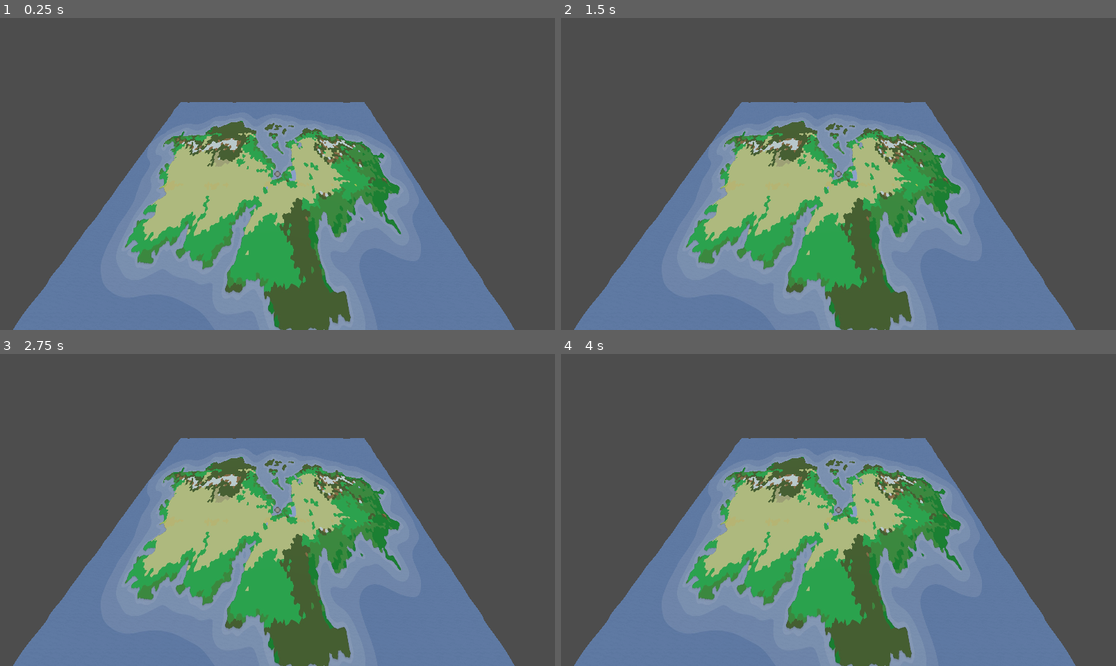
Above: before the commit, frames 1-4 (two rows, left to right).
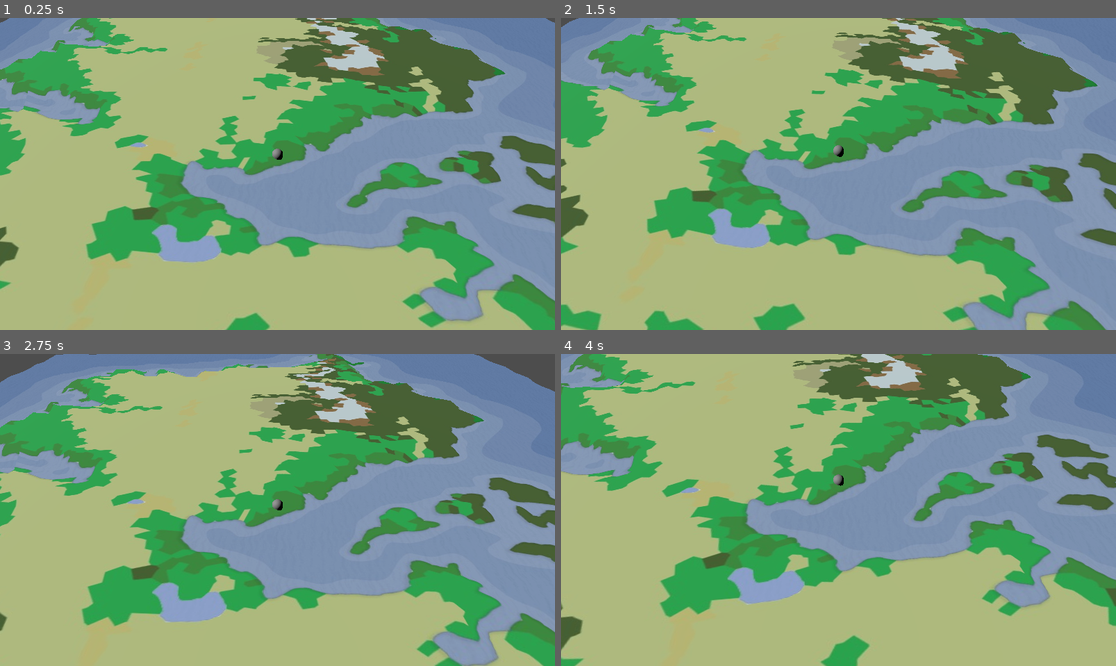
Above: after the commit, the same moments.

Repository: douglasselph/projects-godot
Game: Godot game, scene res://world.tscn
The game is run twice, just before and just after one commit, with the same random seed, the same clock (stepped at 60 frames per second) and the same inputs.
Inputs (mouse positions are in pixels of both pictures, inside the frame that each line leads up to):
- Up to frame 1 (0.25 s): no input
- Up to frame 2 (1.5 s): tap Enter (ui_accept) at 0.5, 1.25 s; move the mouse to (960, 158) at 0.52 s; hold Right (ui_right) 0.53-1.28 s; hold Space (ui_jump, bound only after the commit) 0.53-1.28 s; move the mouse to (727, 189) at 1.27 s; hold Left (ui_left) from 1.28 s (still down); tap Space (ui_jump, bound only after the commit) at 1.35 s
- Up to frame 3 (2.75 s): tap Space (ui_jump, bound only after the commit) at 1.52, 1.82 s; tap Enter (ui_accept) at 2 s; move the mouse to (333, 441) at 2.02 s; release Left (ui_left) at 2.03 s; hold Right (ui_right) from 2.03 s (still down); hold Space (ui_jump, bound only after the commit) from 2.03 s (still down)
- Up to frame 4 (4 s): tap Enter (ui_accept) at 2.75, 3.5 s; move the mouse to (810, 572) at 2.77 s; release Space (ui_jump, bound only after the commit) at 2.78 s; tap Space (ui_jump, bound only after the commit) at 2.85, 3.02, 3.32 s; move the mouse to (1005, 556) at 3.52 s; release Right (ui_right) at 3.53 s; hold Left (ui_left) from 3.53 s (still down); hold Space (ui_jump, bound only after the commit) from 3.53 s (still down)

The runs differ from the first frame. In frame 1, 94% of the frame differs, in the area x 0-100%, y 0-100%; in frame 2, 94%; in frame 3, 91%; in frame 4, 95%.

Commit message:
trying to figure out the collision shape

Diff:
--- a/experiments/endless_terrain5/player/Player.gd
+++ b/experiments/endless_terrain5/player/Player.gd
@@ -11,6 +11,8 @@
 const DECEL := 15.0
 const JUMP_SPEED := 15
 const GRAVITY := -45
+
+signal moved(amount: Vector2)
 
 
 func _process(delta: float):
@@ -33,6 +35,9 @@
 	set_velocity(_velocity)
 	set_up_direction(Vector3.UP)
 	move_and_slide()
+
+	_notify_of_movement()
+	_reposition_at_zero()
 
 
 func _move_vertically(dir: Vector3, delta: float) -> Vector3:
@@ -90,3 +95,11 @@
 	_velocity.z = vel_2d.z
 
 	return _velocity
+
+
+func _notify_of_movement():
+	moved.emit(Vector2(position.x, position.z))
+
+
+func _reposition_at_zero():
+	position = Vector3(0, position.y, 0)
--- a/experiments/endless_terrain5/project.godot
+++ b/experiments/endless_terrain5/project.godot
@@ -77,3 +77,13 @@
 "events": [Object(InputEventKey,"resource_local_to_scene":false,"resource_name":"","device":0,"window_id":0,"alt_pressed":false,"shift_pressed":false,"ctrl_pressed":false,"meta_pressed":false,"pressed":false,"keycode":0,"physical_keycode":82,"unicode":0,"echo":false,"script":null)
 ]
 }
+ui_escape={
+"deadzone": 0.5,
+"events": [null, Object(InputEventKey,"resource_local_to_scene":false,"resource_name":"","device":0,"window_id":0,"alt_pressed":false,"shift_pressed":false,"ctrl_pressed":false,"meta_pressed":false,"pressed":false,"keycode":0,"physical_keycode":4194305,"unicode":0,"echo":false,"script":null)
+]
+}
+ui_jump={
+"deadzone": 0.5,
+"events": [Object(InputEventKey,"resource_local_to_scene":false,"resource_name":"","device":0,"window_id":0,"alt_pressed":false,"shift_pressed":false,"ctrl_pressed":false,"meta_pressed":false,"pressed":false,"keycode":0,"physical_keycode":32,"unicode":0,"echo":false,"script":null)
+]
+}
--- a/experiments/endless_terrain5/terrain/ring/terrainRing.tscn
+++ b/experiments/endless_terrain5/terrain/ring/terrainRing.tscn
@@ -47,6 +47,11 @@
 
 
 const debug = 0
+
+var _collisionShape: HeightMapShape3D:
+	get:
+		return $StaticBody3D/CollisionShape3D.shape as HeightMapShape3D
+
 
 # Called when the node enters the scene tree for the first time.
 func _ready():
@@ -221,6 +226,49 @@
 	var pmesh = self.mesh as PlaneMesh
 	var shader: ShaderMaterial = pmesh.material as ShaderMaterial
 	shader.set_shader_parameter(\"heightmap\", value)
+
+
+func _updateCollisionShape():
+	var center_pos = Vector2(position.x, position.z)
+	var half_focus_size = focus_size / 2
+	var focus_start_pos = Vector2(
+		center_pos.x - half_focus_size.x,
+		center_pos.y - half_focus_size.y
+	)
+	var focus_end_pos = Vector2(
+		center_pos.x + half_focus_size.x,
+		center_pos.y + half_focus_size.y
+	)
+
+
+	var pmesh = self.mesh as PlaneMesh
+	var full_size = Vector2(pmesh.size.x, pmesh.size.y)
+	var half_full_size = full_size / 2
+	var start_pos = Vector2(
+		center_pos.x - half_full_size.x,
+		center_pos.y - half_full_size.y
+	)
+	var end_pos = Vector2(
+		center_pos.x + half_full_size.x,
+		center_pos.y + half_full_size.y
+	)
+	var computeUV = ComputeUV.new(start_pos, end_pos)
+	var vertex = Vector3()
+	var uv_remapped = computeUV.map(vertex.x, vertex.z)
+
+	var size = Vector2(2, 2)
+	var data = PackedFloat32Array()
+	data.resize(size.x * size.y)
+	var index = 0
+	for y in range(size.y):
+		for x in range(size.x):
+			data.set(index, 0)
+			index += 1
+
+	_collisionShape.map_width = size.x
+	_collisionShape.map_height = size.y
+	_collisionShape.map_data = data
+
 
 
 enum Direction { Forward, Reverse }
@@ -403,7 +451,7 @@
 
 "
 
-[sub_resource type="BoxShape3D" id="BoxShape3D_cjqpb"]
+[sub_resource type="HeightMapShape3D" id="HeightMapShape3D_ak6ra"]
 
 [node name="terrainRing" type="MeshInstance3D"]
 mesh = SubResource("PlaneMesh_rk3rg")
@@ -415,4 +463,4 @@
 [node name="StaticBody3D" type="StaticBody3D" parent="."]
 
 [node name="CollisionShape3D" type="CollisionShape3D" parent="StaticBody3D"]
-shape = SubResource("BoxShape3D_cjqpb")
+shape = SubResource("HeightMapShape3D_ak6ra")
--- a/experiments/endless_terrain5/world.tscn
+++ b/experiments/endless_terrain5/world.tscn
@@ -1,10 +1,11 @@
-[gd_scene load_steps=6 format=3 uid="uid://4rwm0gvdog0v"]
+[gd_scene load_steps=7 format=3 uid="uid://4rwm0gvdog0v"]
 
 [ext_resource type="PackedScene" uid="uid://you4ijepobde" path="res://terrain/ring/terrainRing.tscn" id="1_vc2vf"]
 [ext_resource type="Script" path="res://world.gd" id="1_yb16c"]
 [ext_resource type="Texture2D" uid="uid://dmfmhb28s0xlx" path="res://map/Jouyland-heightmap-1000xd.jpeg" id="2_eokym"]
 [ext_resource type="PackedScene" uid="uid://d3y3x2mbx25h7" path="res://camera/CameraFoci3D.tscn" id="2_mrypd"]
 [ext_resource type="Texture2D" uid="uid://6gk2phiyc8vr" path="res://map/Jouyland-biomes-1000xd.jpeg" id="4_7poti"]
+[ext_resource type="PackedScene" uid="uid://ckbeuoy2q5fkg" path="res://player/Player.tscn" id="6_p3t84"]
 
 [node name="world" type="Node3D"]
 script = ExtResource("1_yb16c")
@@ -16,7 +17,10 @@
 
 [node name="CameraFoci3D" parent="." instance=ExtResource("2_mrypd")]
 transform = Transform3D(1, 0, 0, 0, 0.707107, 0.707107, 0, -0.707107, 0.707107, 2.74398, 25.5096, 30.9456)
+visible = false
 skeleton = NodePath("../terrainRing")
 
 [node name="DirectionalLight3D" type="DirectionalLight3D" parent="."]
 transform = Transform3D(1, 0, 0, 0, 0.707107, 0.707107, 0, -0.707107, 0.707107, 22.3608, 30.764, 0)
+
+[node name="Player" parent="." instance=ExtResource("6_p3t84")]
